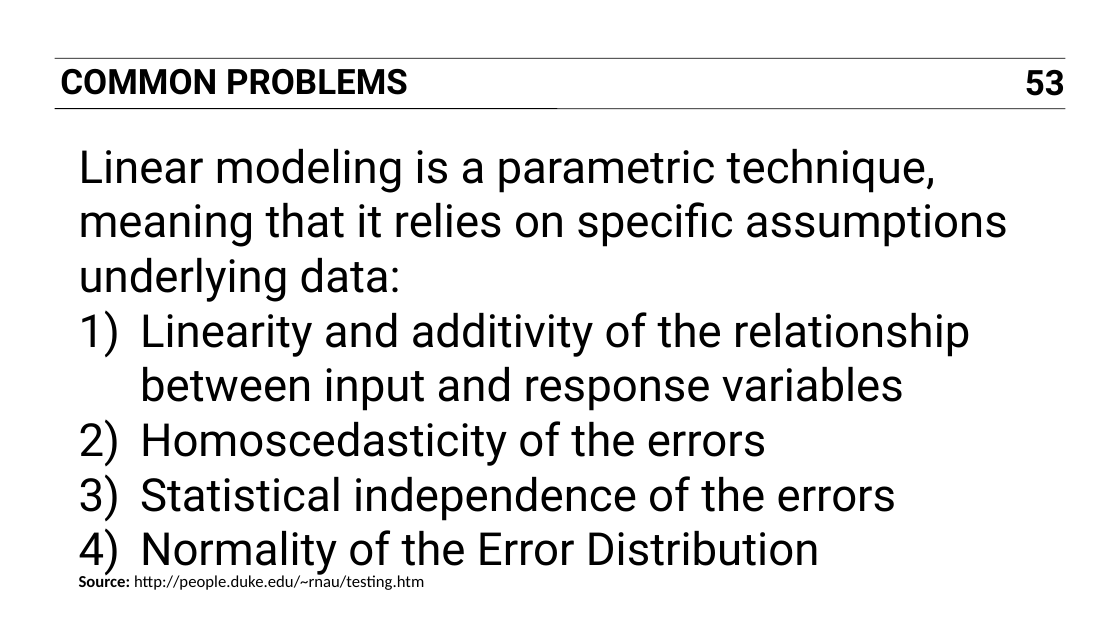
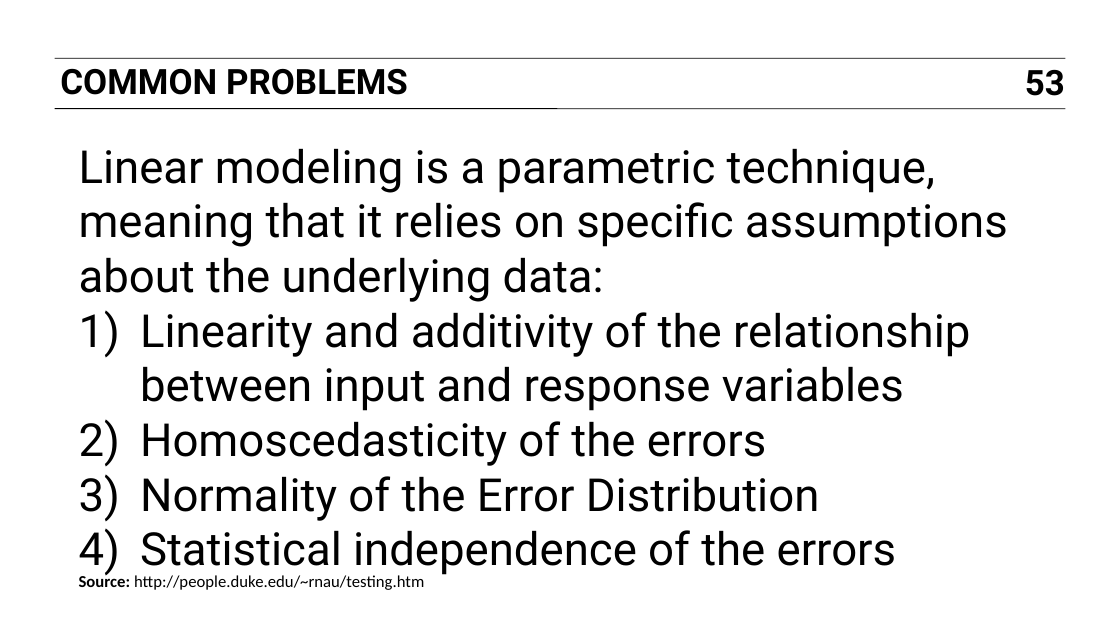
Before and after one commit to justmarkham/DAT3, a slide deck: slide 53 of slides/06_linear_regression.pptx. Drawn at 1120x629 pixels with LibreOffice and Linux fonts; fonts in the diff are those of the drawing. Boxes give left, top, right and bottom in pixels: in the first picture for what was removed or moved away, otherwise in the second. Text is boxed around its words. In the diff, an @@ line names an element or a change of style, - is before the commit and + after.

Commit message:
minor edits

```diff
--- a/slides/06_linear_regression.pptx
+++ b/slides/06_linear_regression.pptx
@@ text at [79, 148, 1008, 302]: text changed @@
-Linear modeling is a parametric technique, meaning that it relies on specific assumptions underlying data:
+Linear modeling is a parametric technique, meaning that it relies on specific assumptions about the underlying data:
@@ text at [140, 476, 820, 521]: paragraph added @@
+3) Normality of the Error Distribution
@@ text at [140, 530, 820, 576]: paragraph removed @@
-4) Normality of the Error Distribution
```
Also in this commit, not shown: 3 other slides changed, 1 slide added, 3 slides removed.
